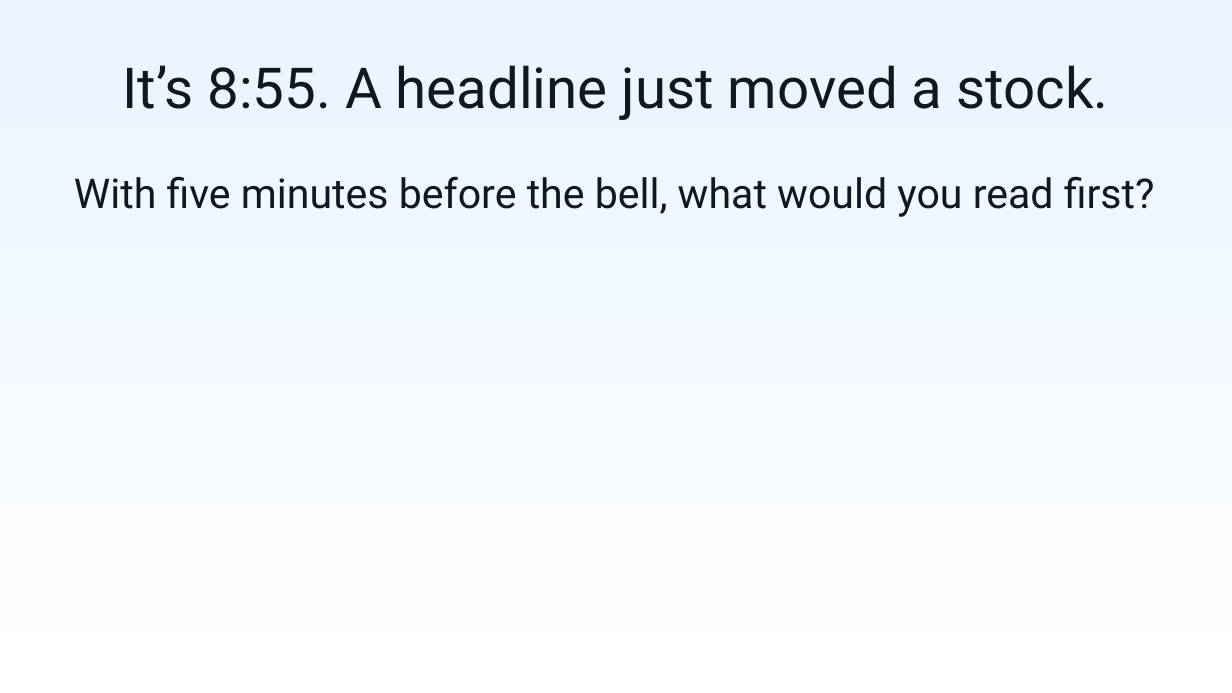
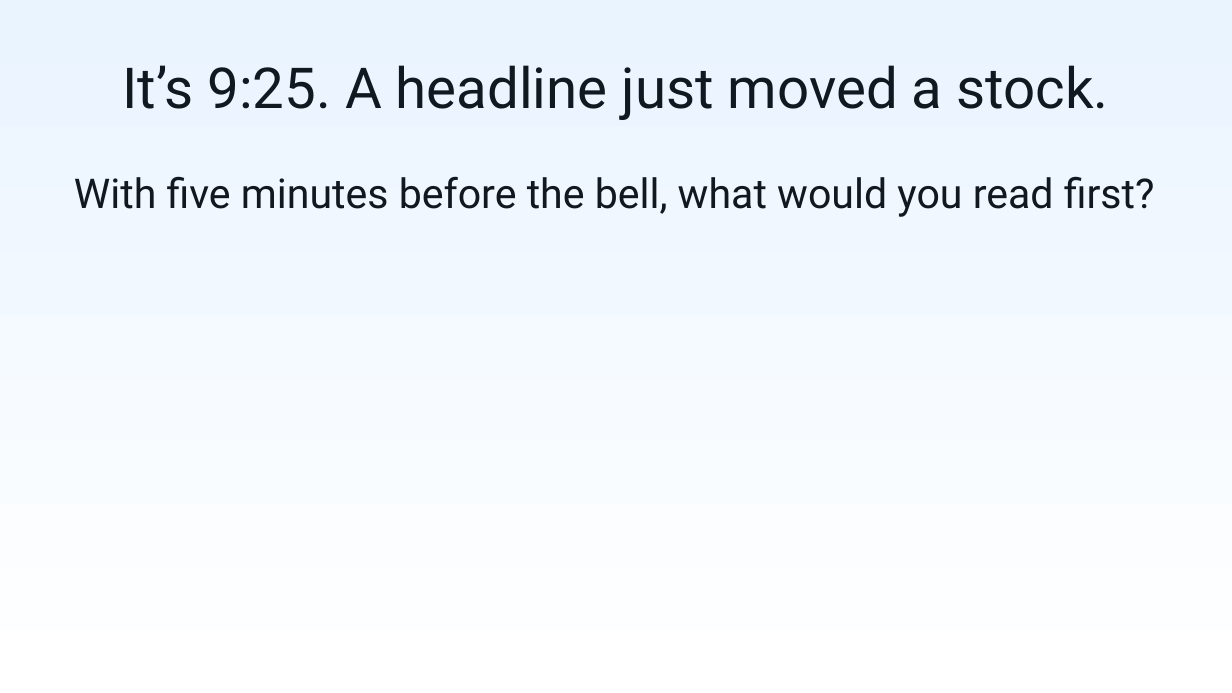
Before and after one commit to jere67/parallax, a slide deck: slide 2 of docs/presentation/trading-agent-mvp-pitch.pptx (slide 1 before the commit). Drawn at 1232x693 pixels with LibreOffice and Linux fonts; fonts in the diff are those of the drawing. Boxes give left, top, right and bottom in pixels: in the first picture for what was removed or moved away, otherwise in the second. Text is boxed around its words. In the diff, an @@ line names an element or a change of style, - is before the commit and + after.

```diff
--- a/docs/presentation/trading-agent-mvp-pitch.pptx
+++ b/docs/presentation/trading-agent-mvp-pitch.pptx
@@ title at box(122, 65, 1109, 120): text changed @@
-It’s 8:55. A headline just moved a stock.
+It’s 9:25. A headline just moved a stock.
```
Also in this commit, not shown: 5 other slides changed, 1 slide added.
